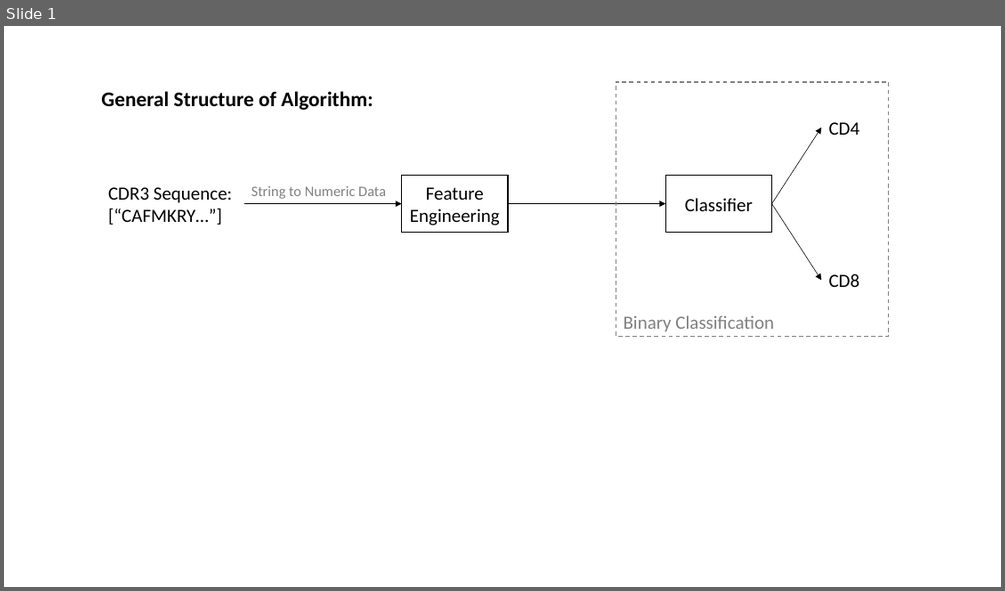
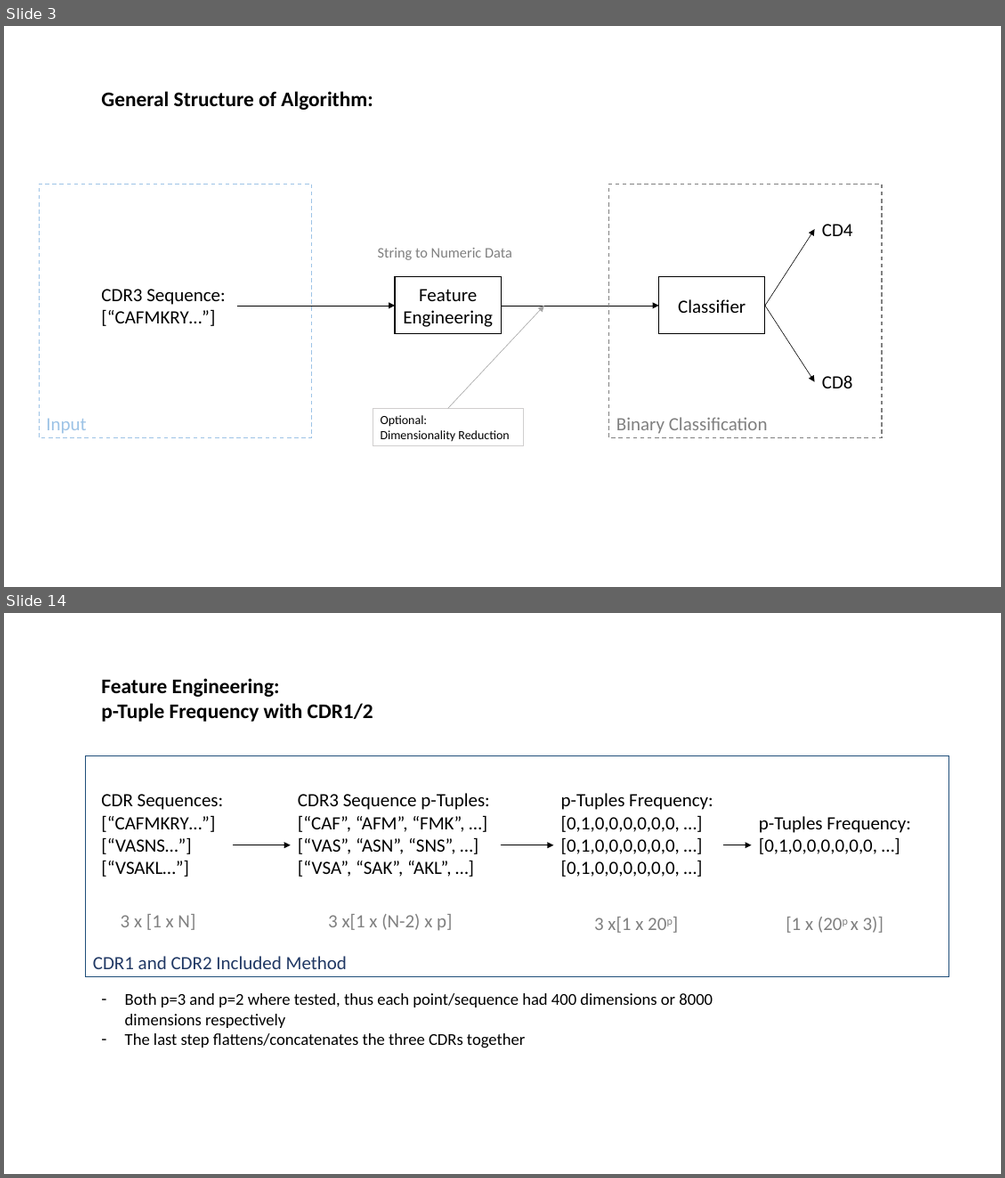
Before and after one commit to innate2adaptive/tcRIP, a slide deck: presentations/algorithm_overview.pptx. Shown one above the other, each under a label of ours: slide 1 before the commit, slides 3 and 14 after it; the slides between them are not shown. The pictures are 1005x591 and 1005x1178 pixels, drawn with LibreOffice and Linux fonts; fonts in the diff are those of the drawing. Boxes give left, top, right and bottom in pixels: in the first picture for what was removed or moved away, otherwise in the second. Text is boxed around its words. In the diff, an @@ line names an element or a change of style, - is before the commit and + after.

```diff
--- a/presentations/algorithm_overview.pptx
+++ b/presentations/algorithm_overview.pptx
@@ slide 14 added at [4, 613, 1001, 1174], background #FFFFFF @@
@@ text added at [101, 678, 373, 722], 20 pt, text #000000, bold @@
+Feature Engineering:
+p-Tuple Frequency with CDR1/2
@@ rectangle added at [86, 755, 949, 977], outline #1F4E79 1 pt, 18 pt, text #203864 @@
+CDR1 and CDR2 Included Method
@@ text added at [101, 794, 224, 876], 18 pt, text #000000 @@
+CDR Sequences:
+[“CAFMKRY…”]
+[“VASNS…”]
+[“VSAKL…”]
@@ text added at [298, 793, 489, 876], 18 pt, text #000000 @@
+CDR3 Sequence p-Tuples:
+[“CAF”, “AFM”, “FMK”, …]
+[“VAS”, “ASN”, “SNS”, …]
+[“VSA”, “SAK”, “AKL”, …]
@@ text added at [561, 793, 713, 876], 18 pt, text #000000 @@
+p-Tuples Frequency:
+[0,1,0,0,0,0,0,0, …]
+[0,1,0,0,0,0,0,0, …]
+[0,1,0,0,0,0,0,0, …]
@@ text added at [759, 816, 911, 854], 18 pt, text #000000 @@
+p-Tuples Frequency:
+[0,1,0,0,0,0,0,0, …]
@@ arrow added from (233, 844) to (291, 844), #000000 0.5 pt @@
@@ arrow added from (501, 844) to (554, 844), #000000 0.5 pt @@
@@ arrow added from (723, 844) to (751, 844), #000000 0.5 pt @@
@@ text added at [121, 914, 195, 930], 18 pt, text #808080 @@
+3 x [1 x N]
@@ text added at [328, 914, 452, 931], 18 pt, text #808080 @@
+3 x[1 x (N-2) x p]
@@ text added at [594, 916, 643, 933], 18 pt, text #808080 @@
+3 x[1 x 20p]
@@ text added at [785, 916, 883, 933], 18 pt, text #808080 @@
+[1 x (20p x 3)]
@@ text added at [125, 993, 712, 1047], 16 pt, text #000000 @@
+– Both p=3 and p=2 where tested, thus each point/sequence had 400 dimensions or 8000 dimensions respectively
+– The last step flattens/concatenates the three CDRs together
@@ what was slide 1 is now slide 3 @@
@@ slide 3 changed as well @@
@@ rectangle added at [39, 184, 312, 438], outline #9DC3E6 1 pt dashed, 18 pt, text #9DC3E6 @@
+Input
@@ text "String to Numeric Data": place and size @@
-text "String to Numeric Data" at [251, 186, 386, 199]
+text "String to Numeric Data" at [378, 248, 512, 260]
@@ arrow added from (448, 408) to (544, 305), #A5A5A5 0.5 pt @@
@@ 2 texts, 1 rectangle, 1 arrow: place and size @@
-2 texts, 1 rectangle, 1 arrow at [508, 82, 889, 337]
+2 texts, 1 rectangle, 1 arrow at [502, 184, 882, 438]
@@ 3 arrows, 2 rectangles, 1 text: place and size @@
-3 arrows, 2 rectangles, 1 text at [108, 127, 821, 281]
+3 arrows, 2 rectangles, 1 text at [101, 230, 815, 382]
@@ rectangle added at [372, 408, 523, 445], outline #D0CECE 0.75 pt, 12 pt, text #000000 @@
+Optional:
+Dimensionality Reduction
```
Also in this commit, not shown: 2 other slides changed, 11 other slides added, 1 slide removed, 4 other files.
